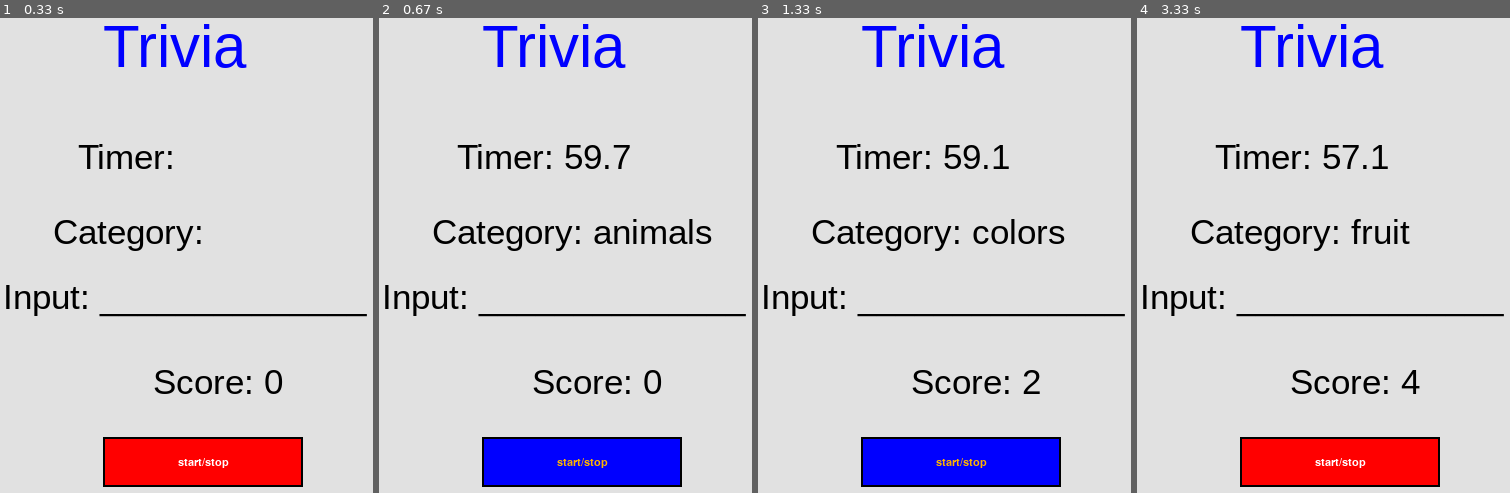
Above: before the commit, frames 1-4 (left to right).
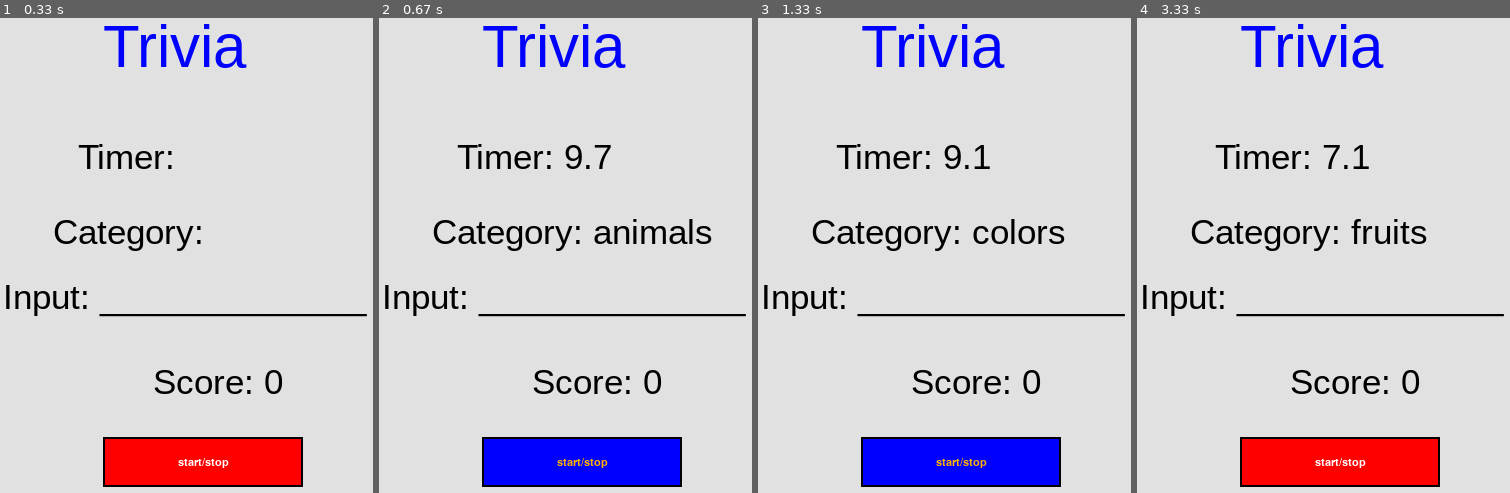
Above: after the commit, the same moments.

Repository: lin3247/trivial_pysuit
Game: pygame game, started from main.py
Two runs of this game, one before a commit and one after it. Both use one fixed random seed, a clock stepped at 60 frames per second and the inputs below.
Inputs (mouse positions are in pixels of both pictures, inside the frame that each line leads up to):
- Up to frame 1 (0.33 s): no input
- Up to frame 2 (0.67 s): click "start/stop" at 0.38 s
- Up to frame 3 (1.33 s): type "ann" at 0.67 s; tap Enter at 1, 1.22 s
- Up to frame 4 (3.33 s): click (1342, 326) at 1.6 s; type "a" at 2.43 s; tap Enter at 2.57, 3.12 s; type "r" at 2.98 s

Frame 1 is identical in both runs. In frame 2, 0.4% of the frame differs, in the area x 49-68%, y 26-32%; in frame 3, 0.5%; in frame 4, 0.6%, in the area x 49-78%, y 26-80%.

Commit message:
working0

Diff:
--- a/main.py
+++ b/main.py
@@ -32,13 +32,14 @@
 curr_score = 0					#store game status variables
 curr_category = ""		#store current game category
 curr_category_index = 0
-curr_time = 0					#store current time remaining in game
 
 clock = pygame.time.Clock()
 start_time = pygame.time.get_ticks()
 
-categories = ["countries", "colors", "fruit", "animals"]
+categories = ["countries", "colors", "fruits", "animals"]
 category = font.render("Category: " + curr_category, True, BLACK)
+
+
 
 
 
@@ -74,12 +75,33 @@
     else:
         remaining_time = 0
 
+countries = {"congo":3, "china":2, "usa":1}
+colors = {"red":1,"gold":3}
+fruits = {"apple":1, "orange":2}
+animals = {"cat":1, "dog":2}
+
 def get_word_value(word):
-
-    temp_val = 1
+    global curr_category
 
 
-    return temp_val
+    if curr_category == "countries":
+        if word in countries:
+            return countries.get(word)
+
+    if curr_category == "colors":
+        if word in colors:
+            return colors.get(word)
+
+    if curr_category == "fruits":
+        if word in fruits:
+            return fruits.get(word)
+
+    if curr_category == "animals":
+        if word in animals:
+            return animals.get(word)
+
+    return 0
+
 
 
 
@@ -111,13 +133,14 @@
 
     if(in_game):
         #display remaining_time
-        remaining_time = (59999 - (pygame.time.get_ticks() - start_time))
+        remaining_time = (9999 - (pygame.time.get_ticks() - start_time))
         timer = font.render("Timer: " + str(remaining_time//1000) + "." + str((remaining_time%1000)//100), True, BLACK)
 
         #check if close enough to 0 time left
         if(remaining_time <= 10):
             remaining_time = 0
             in_game = False
+            timer = font.render("Timer: " + str(remaining_time//1000) + "." + str((remaining_time%1000)//100), True, BLACK)
 
 
     #Feed text_input with events every frame so it can grab user input.
@@ -125,10 +148,10 @@
     if text_input.update(events):
     	if(in_game):
             #get current word
-            word = text_input.get_text()
+            word = text_input.get_text().lower()
 
             #get word value
-            value = get_word_value("sdfsf")
+            value = get_word_value(word)
 
             #update points
             curr_score = curr_score + value
